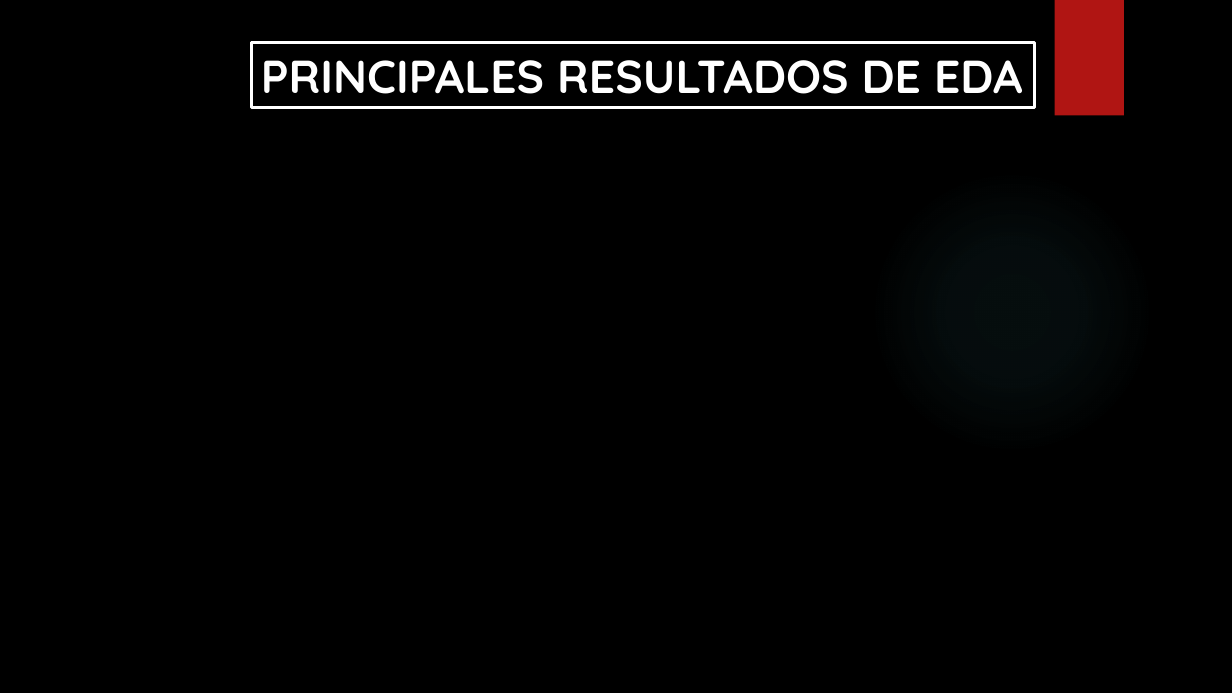
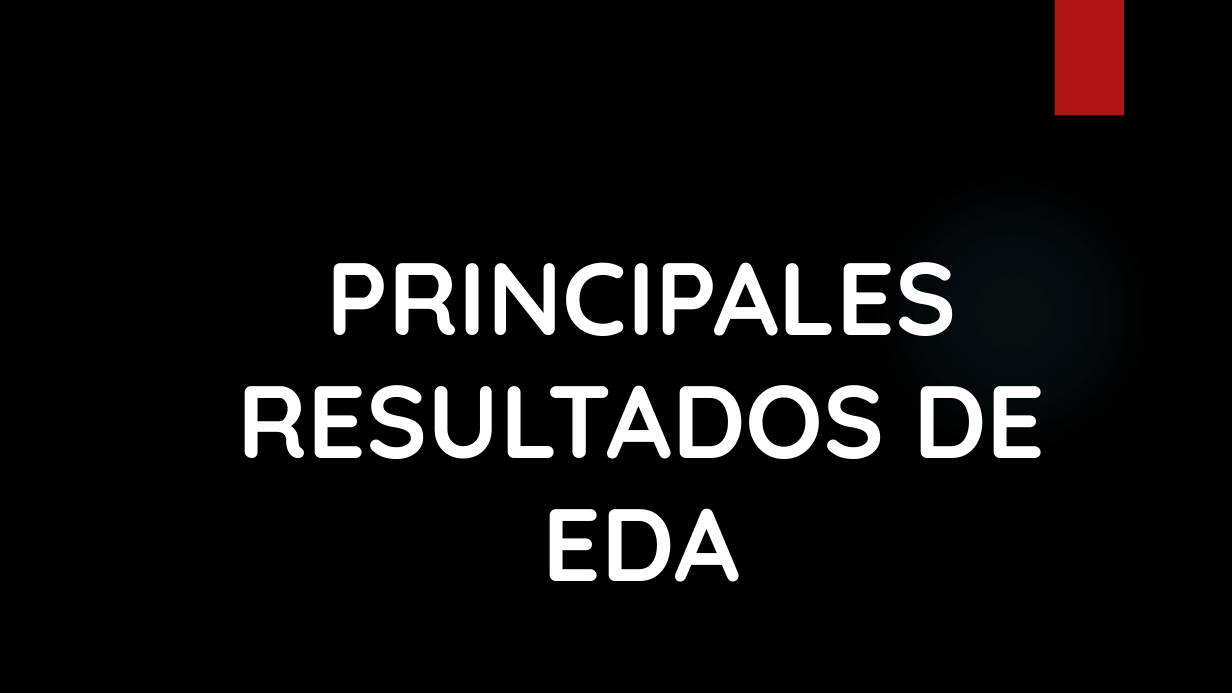
Before and after one commit to Isaac244/Proyecto_Machine_Learning, a slide deck: slide 6 of PROYECTO-MACHINE-LEARNING.pptx. Drawn at 1232x693 pixels with LibreOffice and Linux fonts; fonts in the diff are those of the drawing; background and template pictures are left out. Boxes give left, top, right and bottom in pixels: in the first picture for what was removed or moved away, otherwise in the second. Text is boxed around its words. In the diff, an @@ line names an element or a change of style, - is before the commit and + after.

```diff
--- a/PROYECTO-MACHINE-LEARNING.pptx
+++ b/PROYECTO-MACHINE-LEARNING.pptx
@@ text "PRINCIPALES RESULTADOS DE EDA": place and size @@
-text "PRINCIPALES RESULTADOS DE EDA" at (252,43,1035,108)
+text "PRINCIPALES RESULTADOS DE EDA" at (237,262,1046,582)
@@ text "PRINCIPALES RESULTADOS DE EDA" at (237,262,1046,582): size 36 to 80 pt; alignment left to centre; vertical alignment middle to top; fill #000000 to none; outline #FFFFFF 2.25 pt to none @@
```
Also in this commit, not shown: 1 other slide changed, 25 slides added, 2 slides removed, 25 other files.
